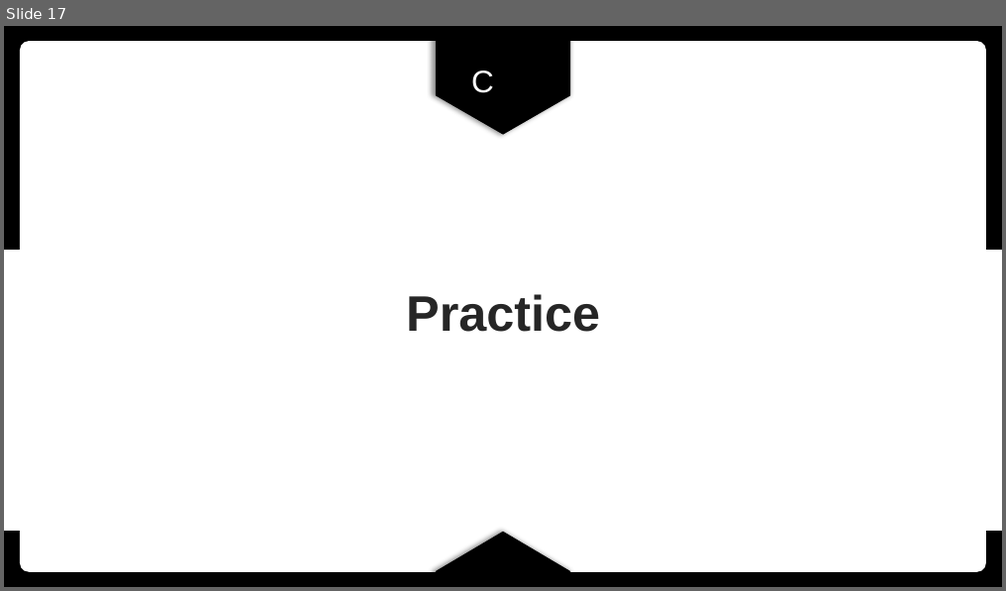
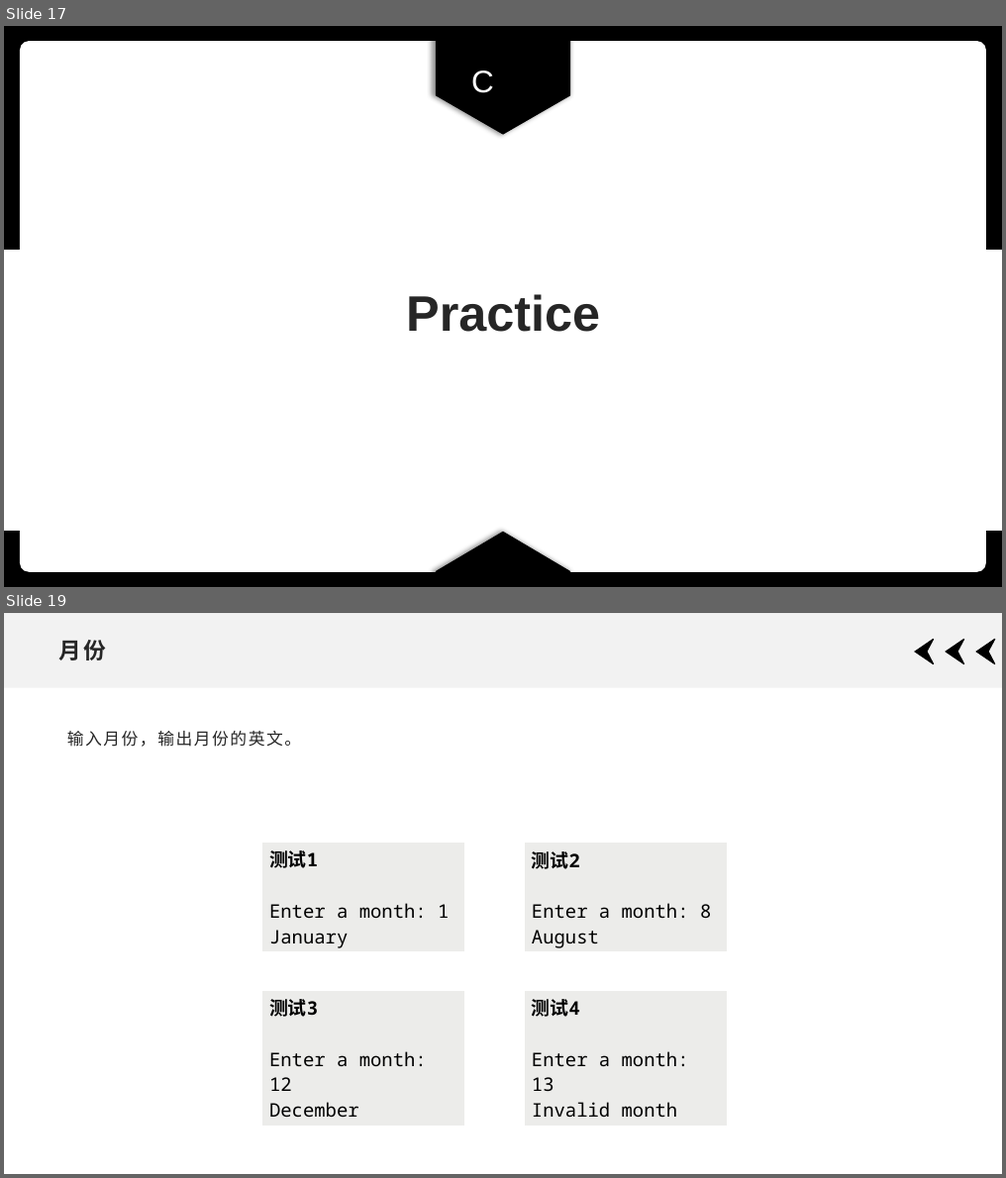
Before and after one commit to xdai02/C, a slide deck: slides/Chapter2.pptx. Shown one above the other, each under a label of ours: slide 17 before the commit, slides 17 and 19 after it; the slides between them are not shown. The pictures are 1006x591 and 1006x1178 pixels, drawn with LibreOffice and Linux fonts; fonts in the diff are those of the drawing. Boxes give left, top, right and bottom in pixels: in the first picture for what was removed or moved away, otherwise in the second. Text is boxed around its words. In the diff, an @@ line names an element or a change of style, - is before the commit and + after.

```diff
--- a/slides/Chapter2.pptx
+++ b/slides/Chapter2.pptx
@@ slide 19 added at [4, 613, 1002, 1174], background #FFFFFF @@
@@ rectangle added at [4, 613, 1002, 688], fill #F2F2F2 @@
@@ title added at [58, 640, 105, 661], 21.6 pt, text #262626, bold @@
+月份
@@ freeform shape added at [916, 639, 935, 664], fill #000000, outline #000000 1 pt @@
@@ freeform shape added at [946, 639, 965, 664], fill #000000, outline #000000 1 pt @@
@@ freeform shape added at [977, 639, 996, 664], fill #000000, outline #000000 1 pt @@
@@ text added at [67, 731, 301, 747], 16 pt, text #262626 @@
+输入月份，输出月份的英文。
@@ table added at [262, 842, 466, 953], 1 rows, 1 columns @@
+测试1 / Enter a month: 1 / January
@@ table added at [525, 842, 728, 953], 1 rows, 1 columns @@
+测试2 / Enter a month: 8 / August
@@ table added at [262, 990, 466, 1121], 1 rows, 1 columns @@
+测试3 / Enter a month: 12 / December
@@ table added at [525, 990, 728, 1121], 1 rows, 1 columns @@
+测试4 / Enter a month: 13 / Invalid month
```
Also in this commit, not shown: 1 other slide added, 1 slide removed, 2 other files.
